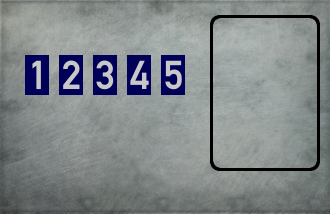
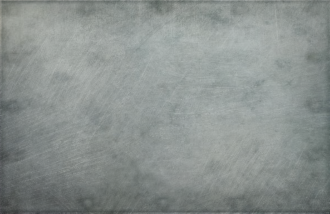
Two versions of the same layered image (330×214). Layer-by-layer changes:
hid "1 2 3 4 5" over [32,60,182,90]
hid "cards" over [25,55,185,95]
hid "card" over [210,15,320,171]
